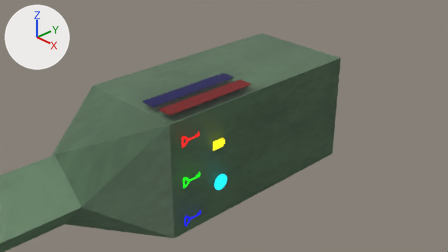
A saved change to the Blender file assets/player_gun.blend.
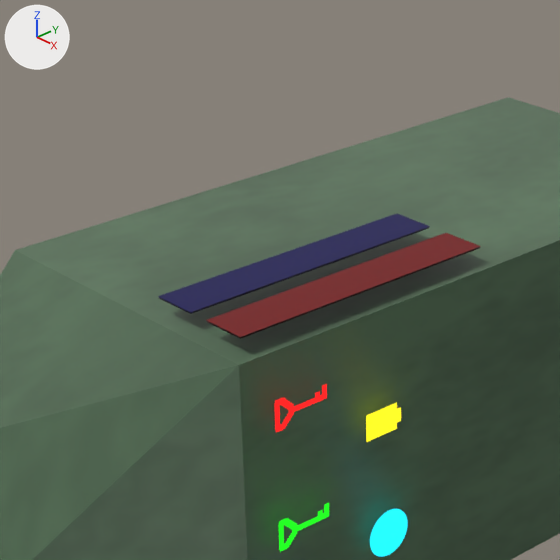
There are two pictures of each version: one from the file's camera 'Camera', one close up on the part from 20% to 62% of the width and 0% to 76% of the height. Arrows for +X, +Y and +Z are at upper left; the lights stay in place.

Objects in the first close-up: 'Cube', 'EnergyBar', 'HealthBar', 'Key0', 'Powerup0', 'Powerup1'.
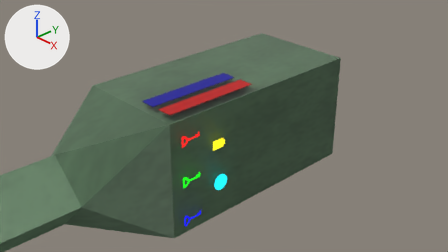
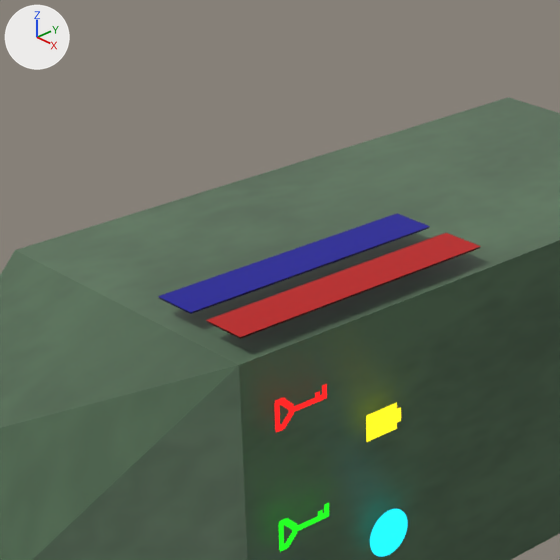
Where the change shows, as pixel boxes (x1, y1, x2, y2) in the close-ups (560 x 560 px):
'HealthBar', recoloured, surface changed
    both: (207, 233, 481, 337)
'EnergyBar', recoloured, surface changed
    both: (158, 214, 430, 313)

The edits, one by one:
In material 'HealthBar' (mat_healthbar), emission_strength is now set to 1.0.
In material 'HealthBar' (mat_healthbar), emission_color is now set to (0.274, 0.000804, 0.0), red #8f0300.
In material 'EnergyBar' (mat_energybar), emission_strength is now set to 1.0.
In material 'EnergyBar' (mat_energybar), emission_color is now set to (0.0, 0.0000991, 0.196), dark blue #00007a.
